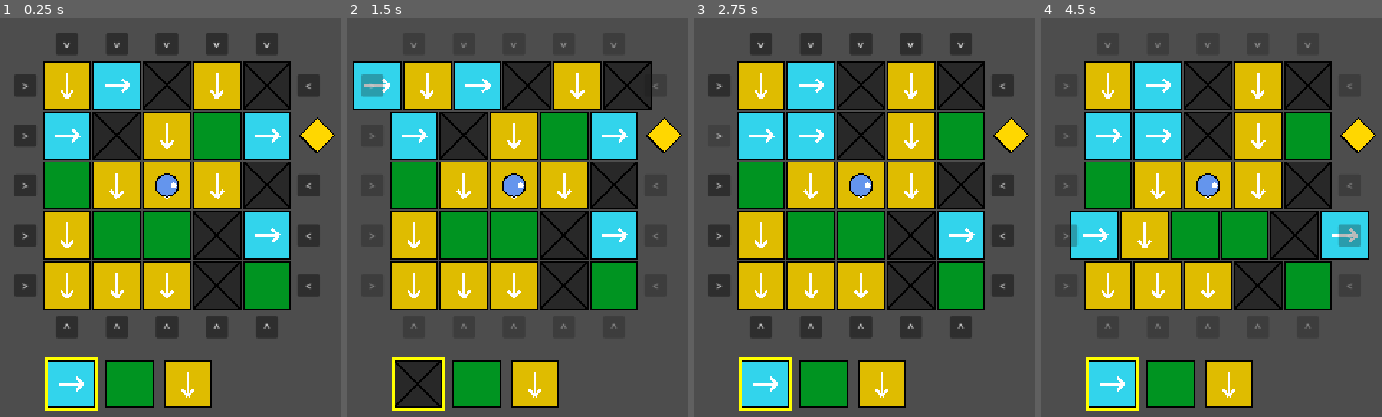
Above: before the commit, frames 1-4 (left to right).
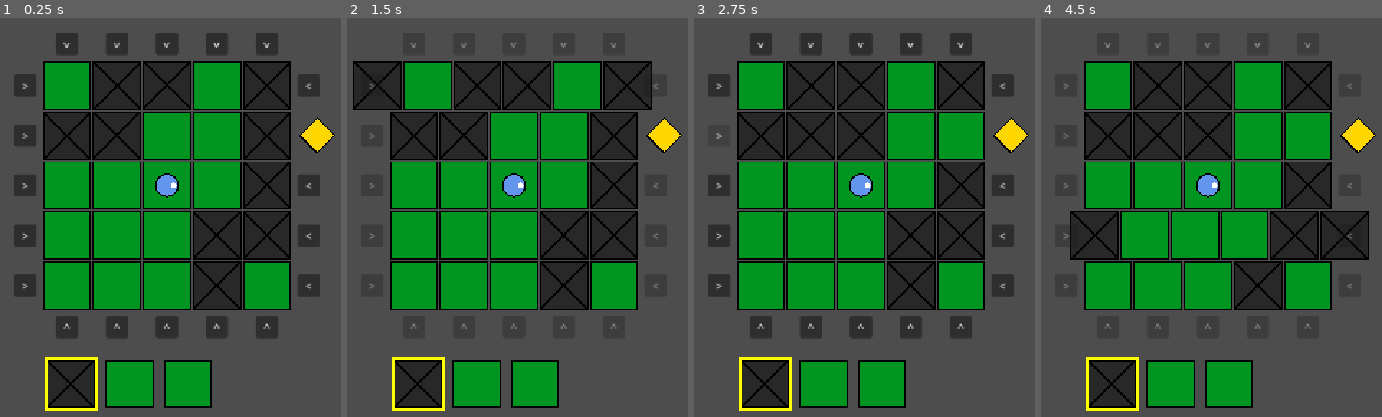
Above: after the commit, the same moments.

Repository: mattsoli/gameoff2026
Game: Godot game, scene res://main.tscn
The game is run twice, just before and just after one commit, with the same random seed, the same clock (stepped at 60 frames per second) and the same inputs.
Inputs:
- Up to frame 1 (0.25 s): no input
- Up to frame 2 (1.5 s): click ">" at 0.5 s; click "<" at 1.25 s
- Up to frame 3 (2.75 s): click ">" at 2 s
- Up to frame 4 (4.5 s): click ">" at 2.75 s; click "<" at 3.5 s; click ">" at 4.25 s

The runs differ from the first frame. In frame 1, 24% of the frame differs, in the area x 13-85%, y 11-98%; in frame 2, 24%; in frame 3, 24%; in frame 4, 26%, in the area x 8-96%, y 11-98%.

Commit message:
Update nastro.tres

Diff:
--- a/game_modes/nastro.tres
+++ b/game_modes/nastro.tres
@@ -4,8 +4,6 @@
 [ext_resource type="Script" uid="uid://bby23lcdblb5l" path="res://core/goal_definition.gd" id="1_mtmsg"]
 [ext_resource type="Script" uid="uid://c8csgrb4nprht" path="res://core/behaviors/conveyor_behavior.gd" id="2_0tt3h"]
 [ext_resource type="Script" uid="uid://ojw4tb6m58fu" path="res://core/tile_definition.gd" id="2_ckok3"]
-[ext_resource type="Resource" uid="uid://bafl47hxb5pag" path="res://tiles/tile_arrow_down.tres" id="5_85j83"]
-[ext_resource type="Resource" uid="uid://cv2ud4dpluhs" path="res://tiles/tile_arrow_right.tres" id="6_orw65"]
 [ext_resource type="Resource" uid="uid://ckdeuyced1sxm" path="res://tiles/tile_ground.tres" id="7_ebi3o"]
 [ext_resource type="Resource" uid="uid://bpgbijjkmld3g" path="res://tiles/tile_wall.tres" id="8_0uvmh"]
 
@@ -20,7 +18,7 @@
 
 [resource]
 script = ExtResource("1_kumlx")
-tile_pool = Array[ExtResource("2_ckok3")]([ExtResource("5_85j83"), ExtResource("6_orw65"), ExtResource("7_ebi3o"), ExtResource("8_0uvmh")])
+tile_pool = Array[ExtResource("2_ckok3")]([ExtResource("7_ebi3o"), ExtResource("8_0uvmh")])
 pawn_behavior = SubResource("Resource_mtmsg")
 pawn_pushed_out_policy = 1
 goal = SubResource("Resource_0tt3h")
